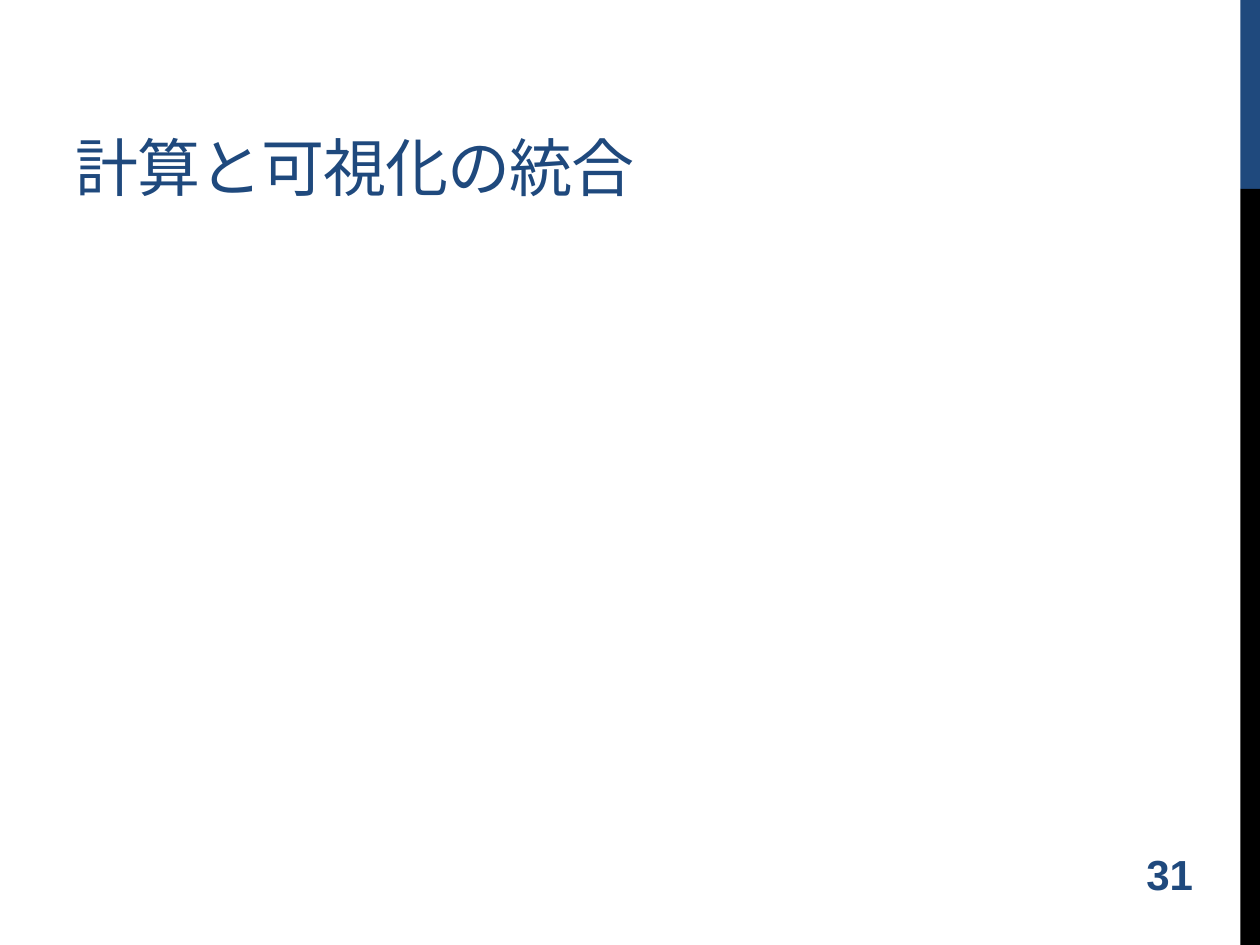
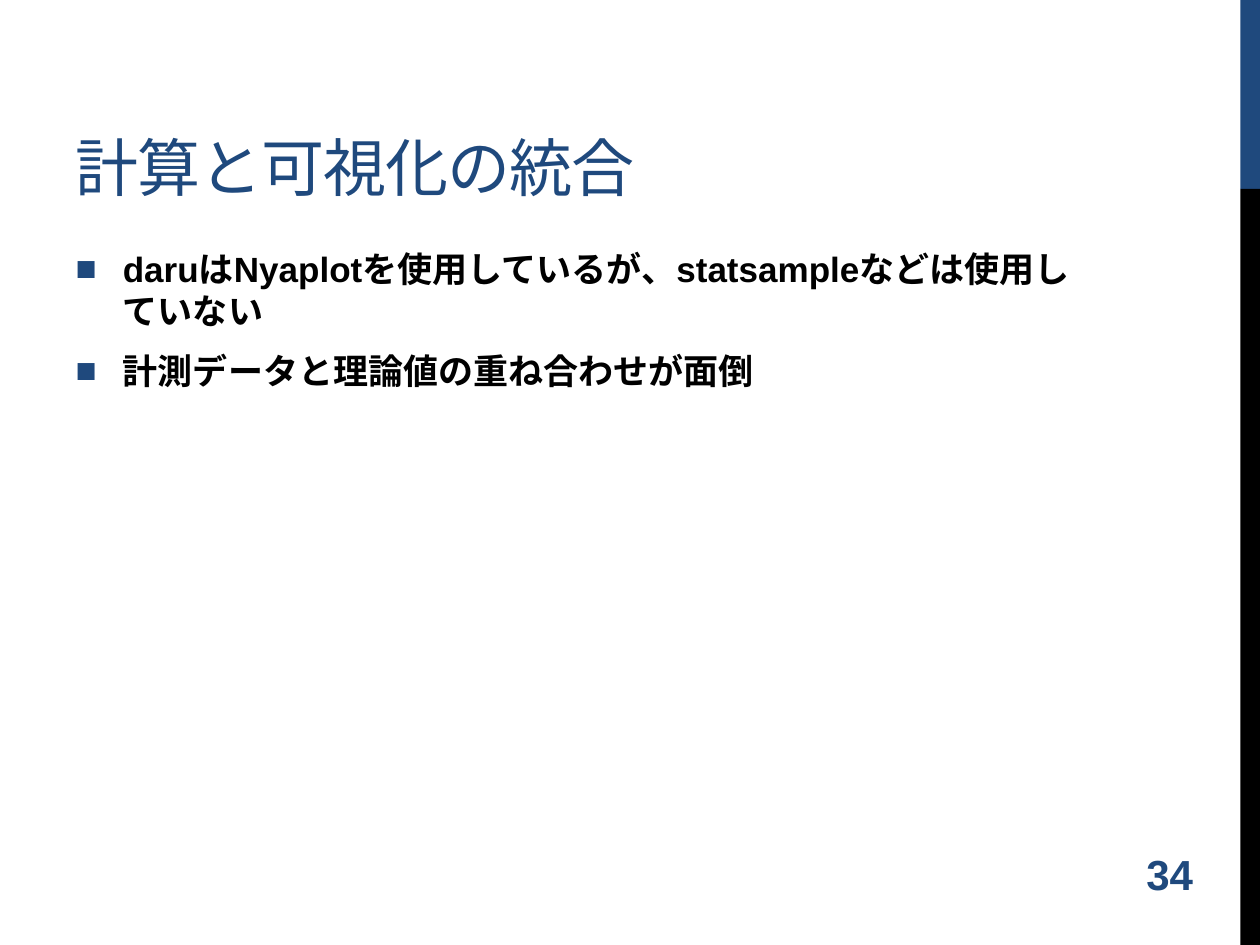
Before and after one commit to shugo/DCW2016, a slide deck: slide 35 of ruby_data_analysis.pptx (slide 32 before the commit). Drawn at 1260x945 pixels with LibreOffice and Linux fonts; fonts in the diff are those of the drawing; background and template pictures are left out. Boxes give left, top, right and bottom in pixels: in the first picture for what was removed or moved away, otherwise in the second. Text is boxed around its words. In the diff, an @@ line names an element or a change of style, - is before the commit and + after.

Commit message:
updated.

```diff
--- a/ruby_data_analysis.pptx
+++ b/ruby_data_analysis.pptx
@@ text added at [123, 254, 1070, 388], 20 pt, text #000000, bold @@
+■ daruはNyaplotを使用しているが、statsampleなどは使用していない
+■ 計測データと理論値の重ね合わせが面倒
@@ page number at [1146, 860, 1193, 891]: text changed @@
-31
+34
```
Also in this commit, not shown: 3 other slides changed, 5 slides added, 2 slides removed.
